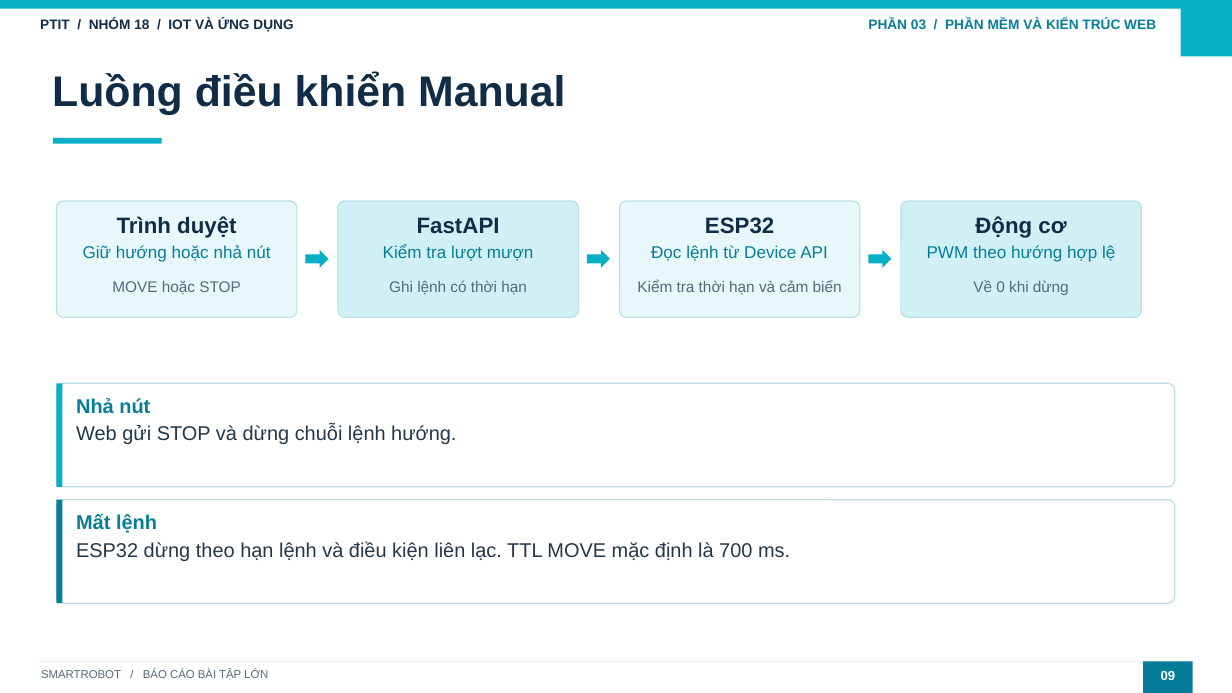
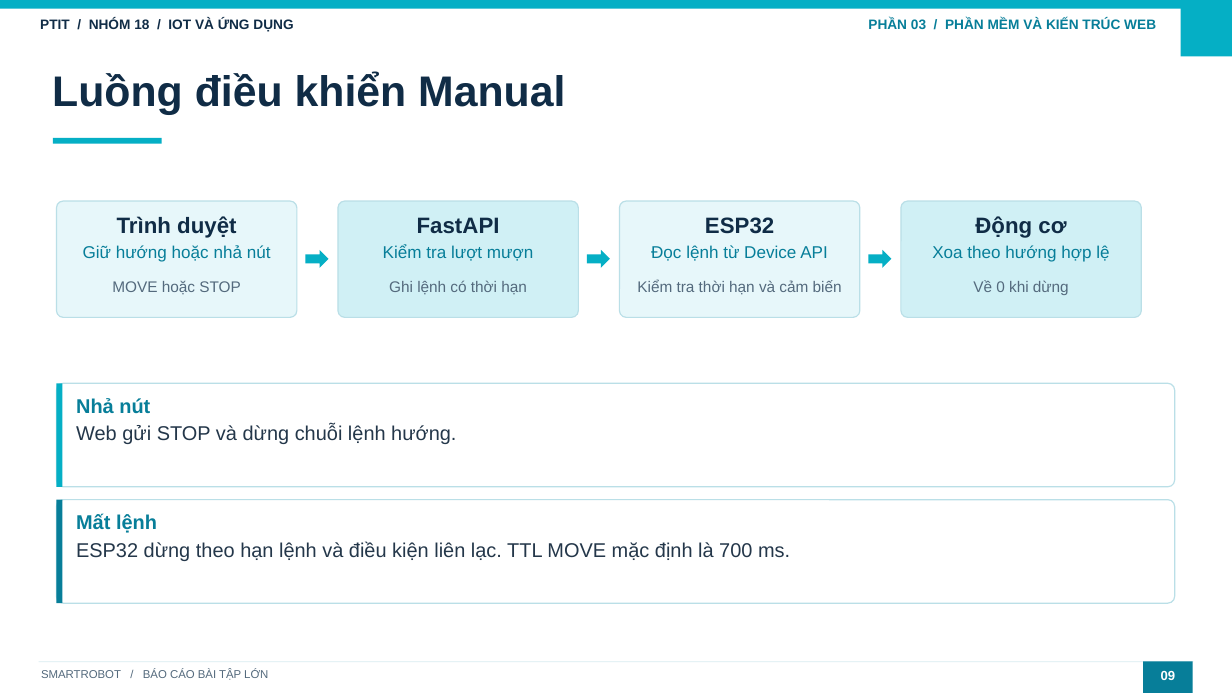
Before and after one commit to DuyHoang0812/SmartRobot, a slide deck: slide 12 of TaiLieu/SmartRobot_Nhom18.pptx. Drawn at 1232x693 pixels with LibreOffice and Linux fonts; fonts in the diff are those of the drawing. Boxes give left, top, right and bottom in pixels: in the first picture for what was removed or moved away, otherwise in the second. Text is boxed around its words. In the diff, an @@ line names an element or a change of style, - is before the commit and + after.

```diff
--- a/TaiLieu/SmartRobot_Nhom18.pptx
+++ b/TaiLieu/SmartRobot_Nhom18.pptx
@@ text at (x1=932, y1=245, x2=1109, y2=262): text changed @@
-PWM theo hướng hợp lệ
+Xoa theo hướng hợp lệ
```
Also in this commit, not shown: 1 other slide changed, 2 other files.
